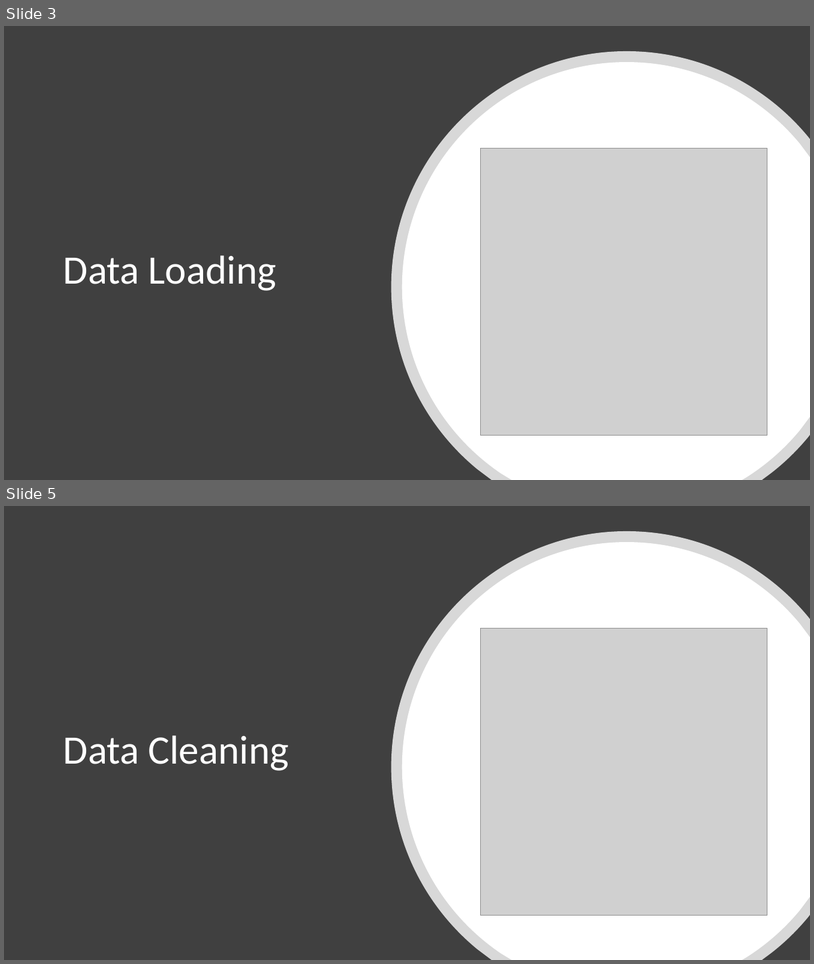
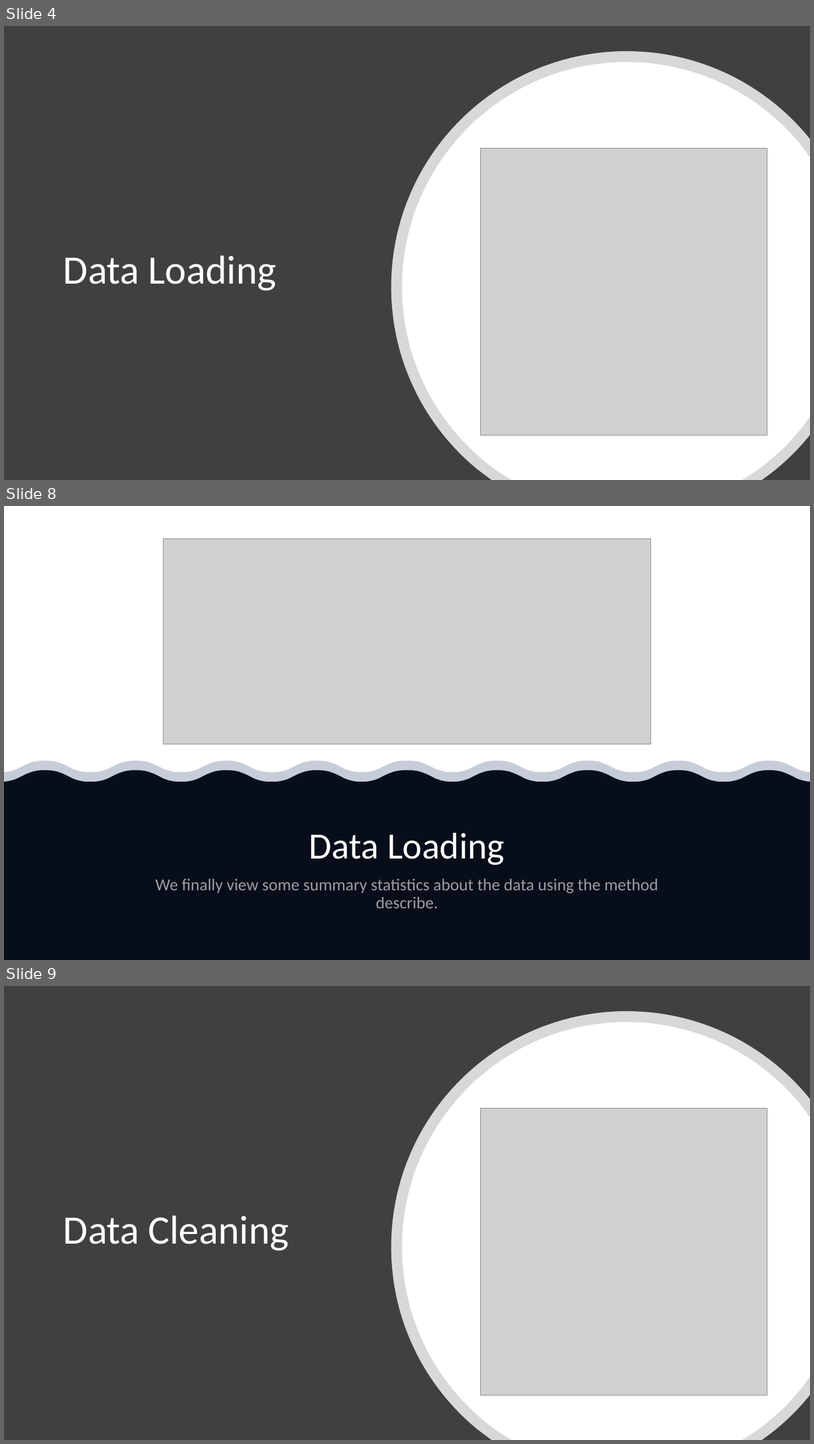
Before and after one commit to Moaaz-Mahmoud/Third-Year-Electrical-Testing-3A, a slide deck: projects-for-the-practical-exam/house-pricing/presentation.pptx. Shown one above the other, each under a label of ours: slides 3 and 5 before the commit, slides 4, 8 and 9 after it; the slides between them are not shown. The pictures are 814x964 and 814x1444 pixels, drawn with LibreOffice and Linux fonts; fonts in the diff are those of the drawing; grey boxes stand for pictures. Boxes give left, top, right and bottom in pixels: in the first picture for what was removed or moved away, otherwise in the second. Text is boxed around its words. In the diff, an @@ line names an element or a change of style, - is before the commit and + after.

```diff
--- a/projects-for-the-practical-exam/house-pricing/presentation.pptx
+++ b/projects-for-the-practical-exam/house-pricing/presentation.pptx
@@ slide 8 added at box(4, 506, 810, 960), background #FFFFFF @@
@@ picture added at box(163, 538, 651, 744) @@
@@ freeform shape added at box(4, 770, 810, 960), fill #000000 @@
@@ freeform shape added at box(4, 760, 810, 960), fill #203864 at 25% opacity @@
@@ title added at box(309, 832, 505, 865), 44 pt, text #FFFFFF @@
+Data Loading
@@ text added at box(155, 878, 659, 908), 20 pt, text #FFFFFF at 60% opacity @@
+We finally view some summary statistics about the data using the method describe.
@@ what was slide 3 is now slide 4 @@
@@ what was slide 5 is now slide 9 @@
```
Also in this commit, not shown: 6 slides changed, 9 other slides added, 2 slides removed, 32 other files.
